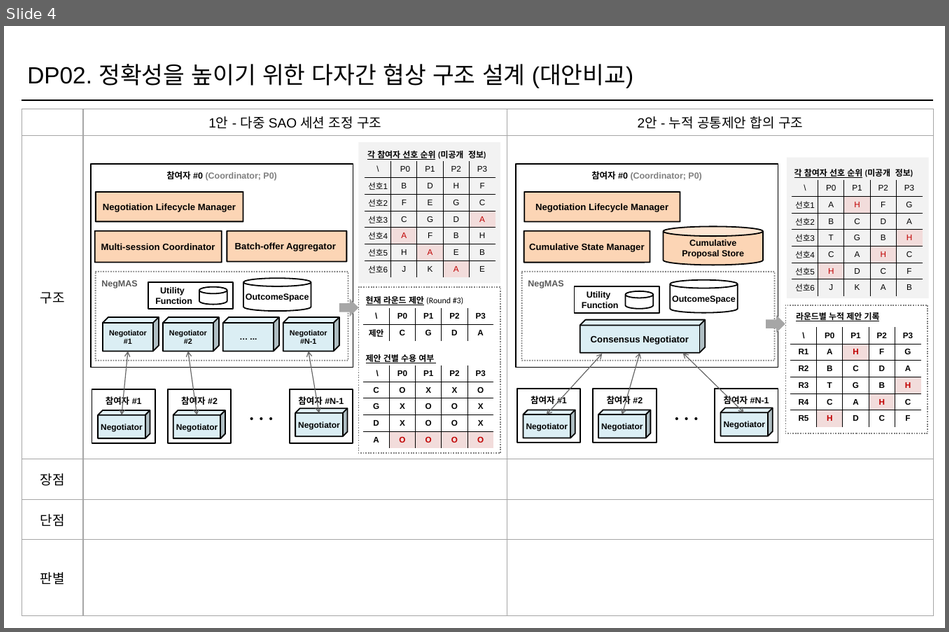
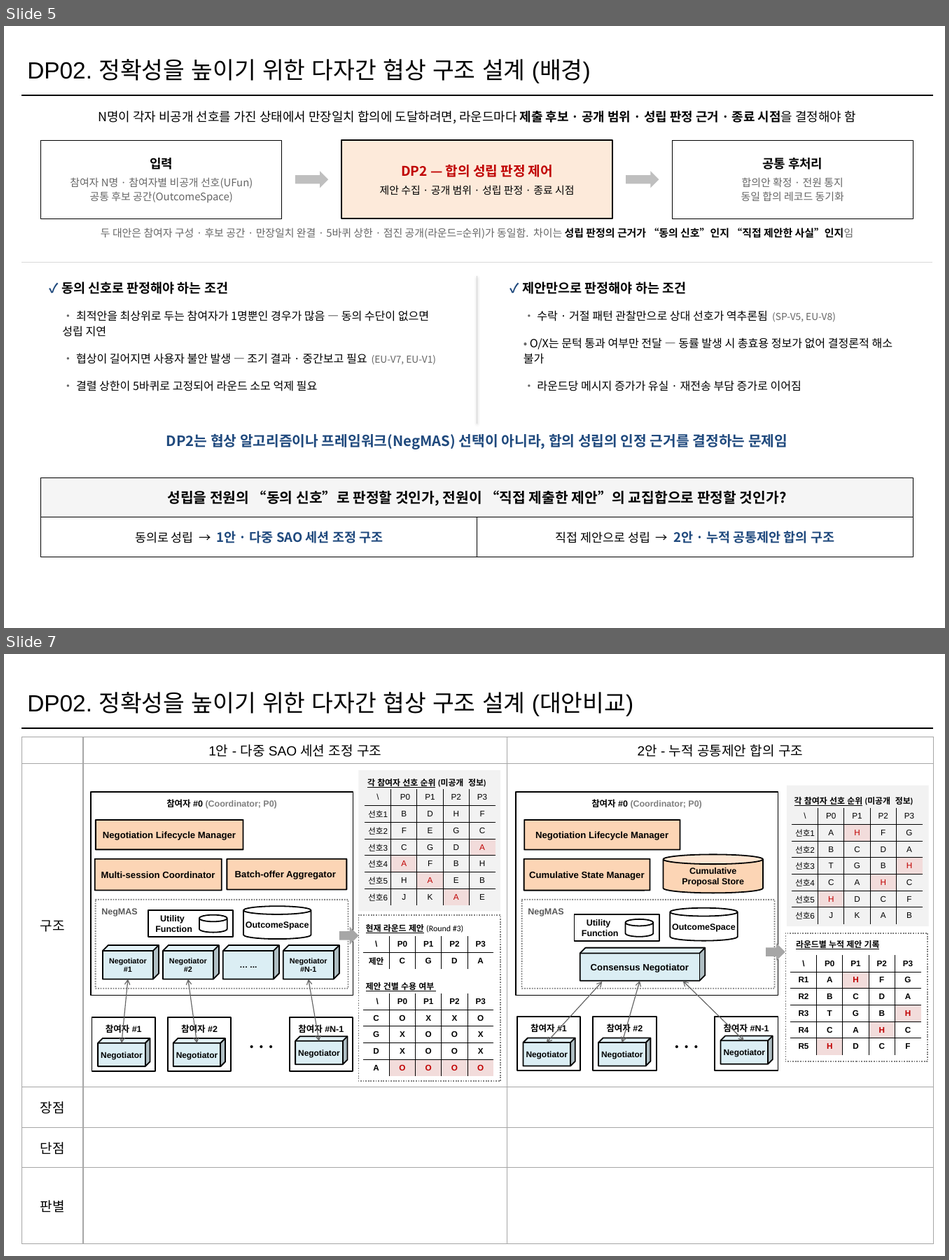
Before and after one commit to Sunwoo-Nam/architect-teamproject, a slide deck: docs/changbae/51-1A-vs-2-구조도/51-1A-vs-2-구조도.pptx. Shown one above the other, each under a label of ours: slide 4 before the commit, slides 5 and 7 after it; the slides between them are not shown. The pictures are 949x632 and 949x1260 pixels, drawn with LibreOffice and Linux fonts; fonts in the diff are those of the drawing. Boxes give left, top, right and bottom in pixels: in the first picture for what was removed or moved away, otherwise in the second. Text is boxed around its words. In the diff, an @@ line names an element or a change of style, - is before the commit and + after.

Commit message:
구조도 업데이트 + 배경 장표 구조 추가

```diff
--- a/docs/changbae/51-1A-vs-2-구조도/51-1A-vs-2-구조도.pptx
+++ b/docs/changbae/51-1A-vs-2-구조도/51-1A-vs-2-구조도.pptx
@@ slide 5 added at [4,26,945,628], background #FFFFFF @@
@@ text added at [27,59,591,83], 28 pt, text #000000 @@
+DP02. 정확성을 높이기 위한 다자간 협상 구조 설계 (배경)
@@ line added from (22, 95) to (933, 95), #000000 2 pt @@
@@ text added at [98,111,855,124], 15 pt, text #000000 @@
+N명이 각자 비공개 선호를 가진 상태에서 만장일치 합의에 도달하려면, 라운드마다 제출 후보 · 공개 범위 · 성립 판정 근거 · 종료 시점을 결정해야 함
@@ rectangle added at [40,140,282,218], outline #000000 0.75 pt, 12.5 pt, text #666666 @@
+입력
+참여자 N명 · 참여자별 비공개 선호(UFun)
+공통 후보 공간(OutcomeSpace)
@@ rectangle added at [341,140,612,218], fill #FDEADA, outline #000000 1.5 pt, 12.5 pt, text #000000 @@
+DP2 — 합의 성립 판정 제어
+제안 수집 · 공개 범위 · 성립 판정 · 종료 시점
@@ rectangle added at [672,140,913,218], outline #000000 0.75 pt, 12.5 pt, text #666666 @@
+공통 후처리
+합의안 확정 · 전원 통지
+동일 합의 레코드 동기화
@@ right arrow added at [295,171,328,188], fill #BFBFBF @@
@@ right arrow added at [626,171,658,188], fill #BFBFBF @@
@@ text added at [101,228,854,239], 12.5 pt, text #666666 @@
+두 대안은 참여자 구성 · 후보 공간 · 만장일치 완결 · 5바퀴 상한 · 점진 공개(라운드=순위)가 동일함. 차이는 성립 판정의 근거가 “동의 신호”인지 “직접 제안한 사실”인지임
@@ line added from (22, 262) to (933, 262), #D9D9D9 0.75 pt @@
@@ line added from (476, 276) to (476, 424), #D9D9D9 0.75 pt @@
@@ text added at [61,281,228,294], 15.5 pt, text #000000, bold @@
+✓ 동의 신호로 판정해야 하는 조건
@@ text added at [523,281,686,294], 15.5 pt, text #000000, bold @@
+✓ 제안만으로 판정해야 하는 조건
@@ text added at [62,310,436,391], 13.5 pt, text #000000 @@
+• 최적안을 최상위로 두는 참여자가 1명뿐인 경우가 많음 — 동의 수단이 없으면 성립 지연
+• 협상이 길어지면 사용자 불안 발생 — 조기 결과 · 중간보고 필요 (EU-V7, EU-V1)
+• 결렬 상한이 5바퀴로 고정되어 라운드 소모 억제 필요
@@ text added at [523,310,893,391], 13.5 pt, text #000000 @@
+• 수락 · 거절 패턴 관찰만으로 상대 선호가 역추론됨 (SP-V5, EU-V8)
+• O/X는 문턱 통과 여부만 전달 — 동률 발생 시 총효용 정보가 없어 결정론적 해소 불가
+• 라운드당 메시지 증가가 유실 · 재전송 부담 증가로 이어짐
@@ text added at [166,434,787,450], 17 pt, text #1F497D, bold @@
+DP2는 협상 알고리즘이나 프레임워크(NegMAS) 선택이 아니라, 합의 성립의 인정 근거를 결정하는 문제임
@@ rectangle added at [40,477,913,517], fill #F5F5F5, outline #000000 0.75 pt, 17 pt, text #000000, bold @@
+성립을 전원의 “동의 신호”로 판정할 것인가, 전원이 “직접 제출한 제안”의 교집합으로 판정할 것인가?
@@ rectangle added at [40,517,476,557], outline #000000 0.75 pt, 15.5 pt, text #1F497D, bold @@
+동의로 성립 → 1안 · 다중 SAO 세션 조정 구조
@@ rectangle added at [476,517,913,557], outline #000000 0.75 pt, 15.5 pt, text #1F497D, bold @@
+직접 제안으로 성립 → 2안 · 누적 공통제안 합의 구조
@@ what was slide 4 is now slide 7 @@
```
Also in this commit, not shown: 2 slides changed, 2 other slides added, 2 other files.
